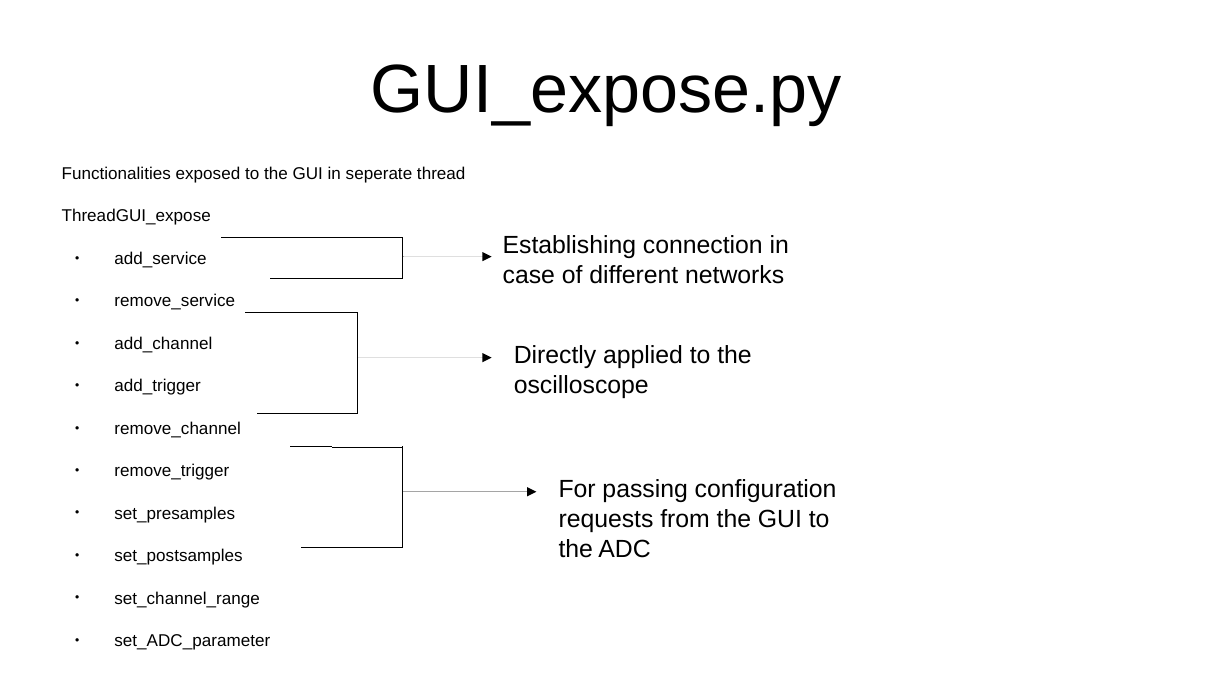
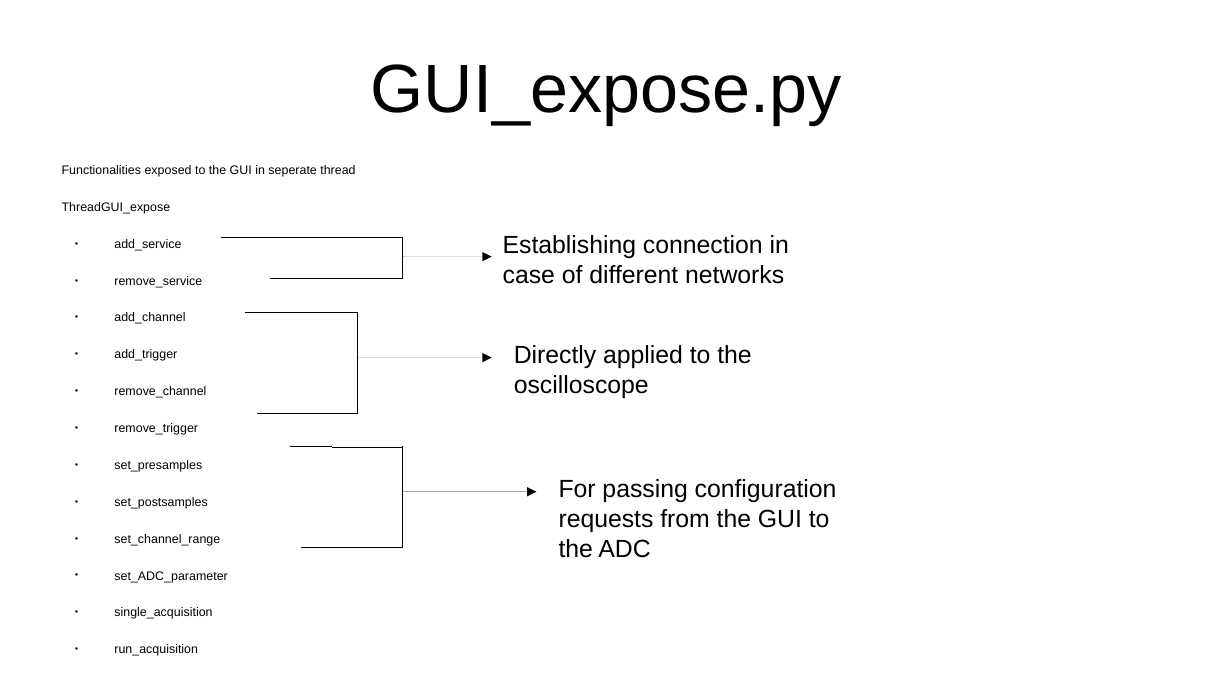
Before and after one commit to mmalczak/distributed-oscilloscope, a slide deck: slide 8 of documentation/review.odp. Drawn at 1232x693 pixels with LibreOffice and Linux fonts; fonts in the diff are those of the drawing. Boxes give left, top, right and bottom in pixels: in the first picture for what was removed or moved away, otherwise in the second. Text is boxed around its words. In the diff, an @@ line names an element or a change of style, - is before the commit and + after.

```diff
--- a/documentation/review.odp
+++ b/documentation/review.odp
@@ text at box(62, 165, 355, 583): size 11 to 8 pt in "Functionalities exposed to the GUI in seperate ...", "ThreadGUI_expose", "add_service", "remove_service" and 8 more places @@
@@ text at box(114, 607, 212, 656): paragraphs added @@
+● single_acquisition
+● run_acquisition
```
Also in this commit, not shown: 6 other slides changed.
